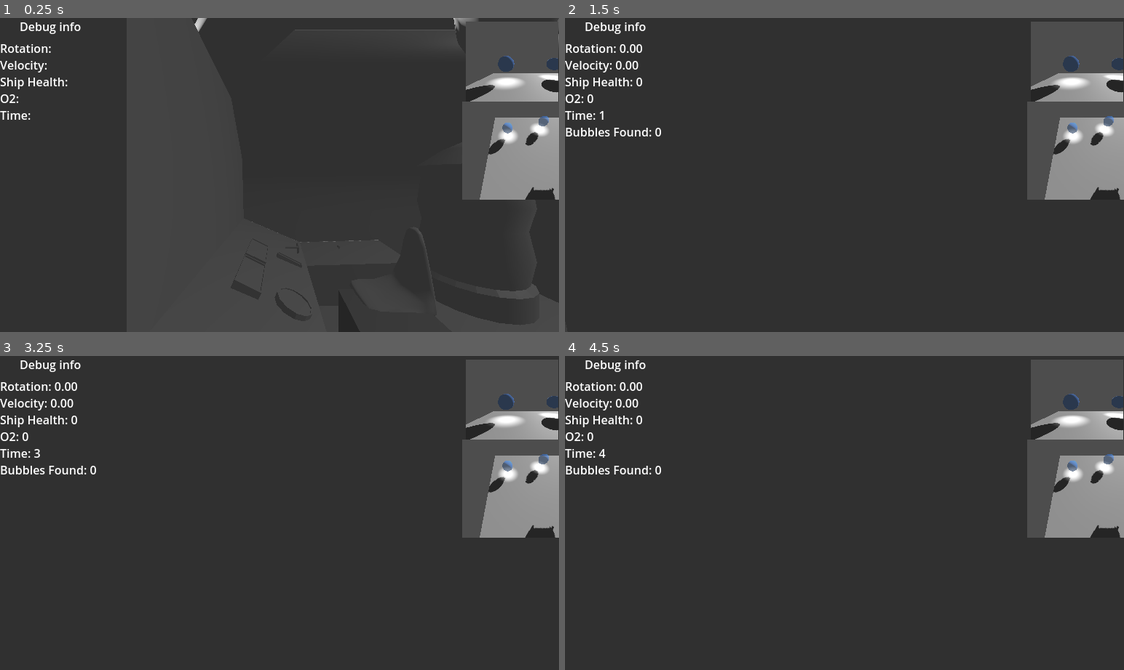
Above: before the commit, frames 1-4 (two rows, left to right).
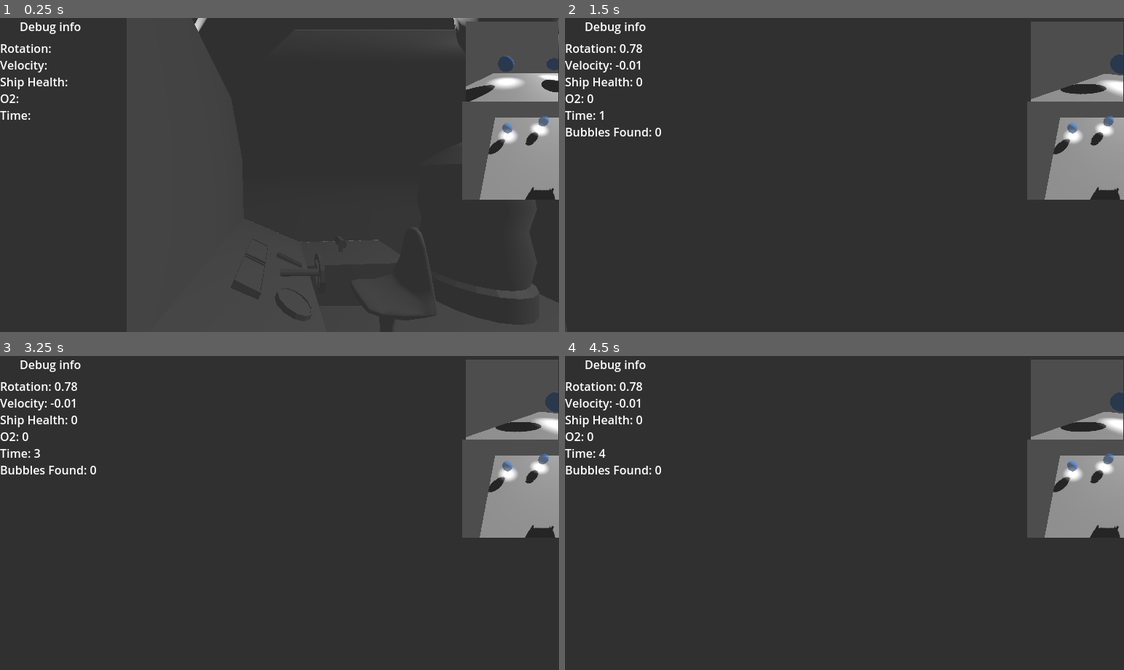
Above: after the commit, the same moments.

Repository: zachary-huber/globalGameJam2025_BUBBLE
Game: Godot game, scene res://src/scenes/main_3d.tscn
The game is run twice, just before and just after one commit, with the same random seed, the same clock (stepped at 60 frames per second) and the same inputs.
Inputs (mouse positions are in pixels of both pictures, inside the frame that each line leads up to):
- Up to frame 1 (0.25 s): no input
- Up to frame 2 (1.5 s): tap Enter (ui_accept) at 0.5, 0.77, 1.25 s; move the mouse to (872, 175) at 0.52 s; hold Q (alt_interact) 0.53-1.28 s; hold W (forward) from 0.53 s (still down); move the mouse to (816, 175) at 1.27 s; tap E (interact) at 1.35 s
- Up to frame 3 (3.25 s): keep holding W (forward); tap Enter (ui_accept) at 1.52, 2, 2.75, 3.02 s; move the mouse to (296, 506) at 2.02 s; hold Q (alt_interact) 2.03-2.78 s; move the mouse to (273, 519) at 2.77 s; tap E (interact) at 2.85 s
- Up to frame 4 (4.5 s): keep holding W (forward); tap Enter (ui_accept) at 3.5, 3.77, 4.25 s; move the mouse to (889, 516) at 3.52 s; hold Q (alt_interact) 3.53-4.28 s; move the mouse to (799, 509) at 4.27 s; tap E (interact) at 4.35 s

The runs differ from the first frame. In frame 1, 0.2% of the frame differs, in the area x 59-65%, y 71-100%; in frame 2, 1.2%; in frame 3, 1.2%; in frame 4, 1.2%, in the area x 8-100%, y 8-58%.

Commit message:
fixed submarine controls with new scenes

Diff:
--- a/src/scenes/lever.tscn
+++ b/src/scenes/lever.tscn
@@ -1,5 +1,15 @@
-[gd_scene load_steps=2 format=3 uid="uid://b3wa1t4prpd0l"]
+[gd_scene load_steps=4 format=3 uid="uid://1ygys75xohd7"]
 
 [ext_resource type="PackedScene" uid="uid://5sriinl02lir" path="res://data/models/lever.fbx" id="1_48yh6"]
+[ext_resource type="Script" path="res://src/scripts/lever.gd" id="1_v22ur"]
+
+[sub_resource type="SphereShape3D" id="SphereShape3D_tmaxn"]
 
 [node name="lever" instance=ExtResource("1_48yh6")]
+script = ExtResource("1_v22ur")
+
+[node name="Area3D" type="Area3D" parent="." index="1"]
+
+[node name="CollisionShape3D" type="CollisionShape3D" parent="Area3D" index="0"]
+transform = Transform3D(0.3, 0, 0, 0, 0.3, 0, 0, 0, 0.3, 0, 0, 0)
+shape = SubResource("SphereShape3D_tmaxn")
--- a/src/scenes/main_3d.tscn
+++ b/src/scenes/main_3d.tscn
@@ -32,16 +32,17 @@
 spot_angle = 20.9804
 
 [node name="wheel" parent="submarine" instance=ExtResource("2_70dgk")]
-transform = Transform3D(-2.18557e-08, 0.5, -2.18557e-08, 0, -2.18557e-08, -0.5, -0.5, -2.18557e-08, 9.55343e-16, 1.15228, 0.434002, -0.557244)
+transform = Transform3D(-8.74228e-08, 2, -8.74228e-08, -1.41421, -1.23634e-07, -1.41421, -1.41421, 0, 1.41421, 1.23868, 0.136713, -0.889591)
 
 [node name="lever" parent="submarine" instance=ExtResource("3_2aso7")]
-transform = Transform3D(-0.5, -8.9407e-08, -4.46769e-08, -8.9407e-08, 0.5, -6.13832e-08, 4.46769e-08, -6.13832e-08, -0.5, 1.70533, 0.0710702, -1.57195)
+transform = Transform3D(-2, -3.57628e-07, -3.01992e-07, -3.57628e-07, 2, -2.45533e-07, 3.01992e-07, -2.45533e-07, -2, 1.724, 0.094, -1.572)
 
 [node name="captainChair" parent="submarine" instance=ExtResource("6_ntipw")]
-transform = Transform3D(-2.18557e-08, 0, 0.5, 0, 0.5, 0, -0.5, 0, -2.18557e-08, 1.77209, -0.26884, -0.703325)
+transform = Transform3D(-2.18557e-08, 0, 0.5, 0, 0.5, 0, -0.5, 0, -2.18557e-08, 1.8156, -0.0573916, -0.910724)
+visible = false
 
 [node name="chairCam" type="Camera3D" parent="submarine"]
-transform = Transform3D(-4.068e-08, -0.258819, 0.965926, -1.13133e-08, 0.965926, 0.258819, -1, -3.99051e-10, -4.2222e-08, 2.877, 0.862, -0.858)
+transform = Transform3D(-4.37114e-08, -0.258819, 0.965926, 0, 0.965926, 0.258819, -1, 1.13133e-08, -4.2222e-08, 2.002, 0.437, -1.178)
 script = ExtResource("5_pvmt8")
 
 [node name="player" parent="." instance=ExtResource("2_ix2h5")]
--- a/src/scenes/wheel.tscn
+++ b/src/scenes/wheel.tscn
@@ -1,5 +1,15 @@
-[gd_scene load_steps=2 format=3 uid="uid://02p7baco7srs"]
+[gd_scene load_steps=4 format=3 uid="uid://8se60n4d7mf5"]
 
+[ext_resource type="Script" path="res://src/scripts/wheel.gd" id="1_gbc7v"]
 [ext_resource type="PackedScene" uid="uid://08qj2vsdcunu" path="res://data/models/wheel.fbx" id="1_uy0ci"]
 
+[sub_resource type="SphereShape3D" id="SphereShape3D_70jp4"]
+
 [node name="wheel" instance=ExtResource("1_uy0ci")]
+script = ExtResource("1_gbc7v")
+
+[node name="Area3D" type="Area3D" parent="." index="1"]
+
+[node name="CollisionShape3D" type="CollisionShape3D" parent="Area3D" index="0"]
+transform = Transform3D(0.3, 0, 0, 0, 0.3, 0, 0, 0, 0.3, 0, 0, 0)
+shape = SubResource("SphereShape3D_70jp4")
--- a/src/scripts/game_manager.gd
+++ b/src/scripts/game_manager.gd
@@ -33,8 +33,8 @@
 func _process(delta: float) -> void:
 
 	if theWheel and theLever:
-		currrentRotation = theWheel.rotation.y
-		currentVelocity = theLever.position.x
+		currrentRotation = theWheel.rotation.x
+		currentVelocity = remap(-theLever.position.x, 1.34, 1.72, 0,1) +8.05
 
 
 func _on_timer_timeout() -> void:
--- a/src/scripts/lever.gd
+++ b/src/scripts/lever.gd
@@ -7,7 +7,7 @@
 	interactHintText = "[center]Sit at chair to engage.[/center]"
 
 func _ready() -> void:
-	GameManager.theLever = $leverPart # create a reference to this lever so the game manager can manage it
+	GameManager.theLever = self # create a reference to this lever so the game manager can manage it
 	print(GameManager.theLever)
 
 func _process(delta: float) -> void:
--- a/src/scripts/player.gd
+++ b/src/scripts/player.gd
@@ -79,22 +79,22 @@
 			if Input.is_action_just_pressed("left"):
 				currentDir = Direction.LEFT
 				rotationDirection = get_rotation_direction(currentDir)
-				GameManager.theWheel.rotation.y -= (rotationDirection * deg_to_rad(10.0))
+				GameManager.theWheel.rotation.x -= (rotationDirection * deg_to_rad(10.0))
 				print(rotationDirection)
 			elif Input.is_action_just_pressed("forward"):
 				currentDir = Direction.FORWARD
 				rotationDirection = get_rotation_direction(currentDir)
-				GameManager.theWheel.rotation.y -= (rotationDirection * deg_to_rad(10.0))
+				GameManager.theWheel.rotation.x -= (rotationDirection * deg_to_rad(10.0))
 				print(rotationDirection)
 			elif Input.is_action_just_pressed("right"):
 				currentDir = Direction.RIGHT
 				rotationDirection = get_rotation_direction(currentDir)
-				GameManager.theWheel.rotation.y -= (rotationDirection * deg_to_rad(10.0))
+				GameManager.theWheel.rotation.x -= (rotationDirection * deg_to_rad(10.0))
 				print(rotationDirection)
 			elif Input.is_action_just_pressed("backward"):
 				currentDir = Direction.BACKWARD
 				rotationDirection = get_rotation_direction(currentDir)
-				GameManager.theWheel.rotation.y -= (rotationDirection * deg_to_rad(10.0))
+				GameManager.theWheel.rotation.x -= (rotationDirection * deg_to_rad(10.0))
 				print(rotationDirection)
 			GameManager.subCam.rotation.y = GameManager.currrentRotation
 
@@ -102,10 +102,11 @@
 			if event is InputEventMouseMotion:
 				# get mouse vertical movement
 				mouse_motion = event.relative
-				var mouseY = mouse_motion.y * GameManager.theLever.get_parent().leverSensitivity
+				var mouseY = mouse_motion.y * -GameManager.theLever.leverSensitivity
 
 				# apply that to the leverPart
 				GameManager.theLever.position.x += mouseY
+				GameManager.theLever.position.x = clamp(GameManager.theLever.position.x, 1.34, 1.72)
 
 	else: # we are not at the helm
 		if event is InputEventMouseMotion:
--- a/src/scripts/wheel.gd
+++ b/src/scripts/wheel.gd
@@ -6,7 +6,7 @@
 	interactHintText = "[center]Sit at chair to steer.[/center]"
 
 func _ready() -> void:
-	GameManager.theWheel = $StaticBody3D/wheelSpinPart # create a reference to this wheel so the game manager can manage it
+	GameManager.theWheel = self # create a reference to this wheel so the game manager can manage it
 	print(GameManager.theWheel)
 
 func _process(delta: float) -> void:
